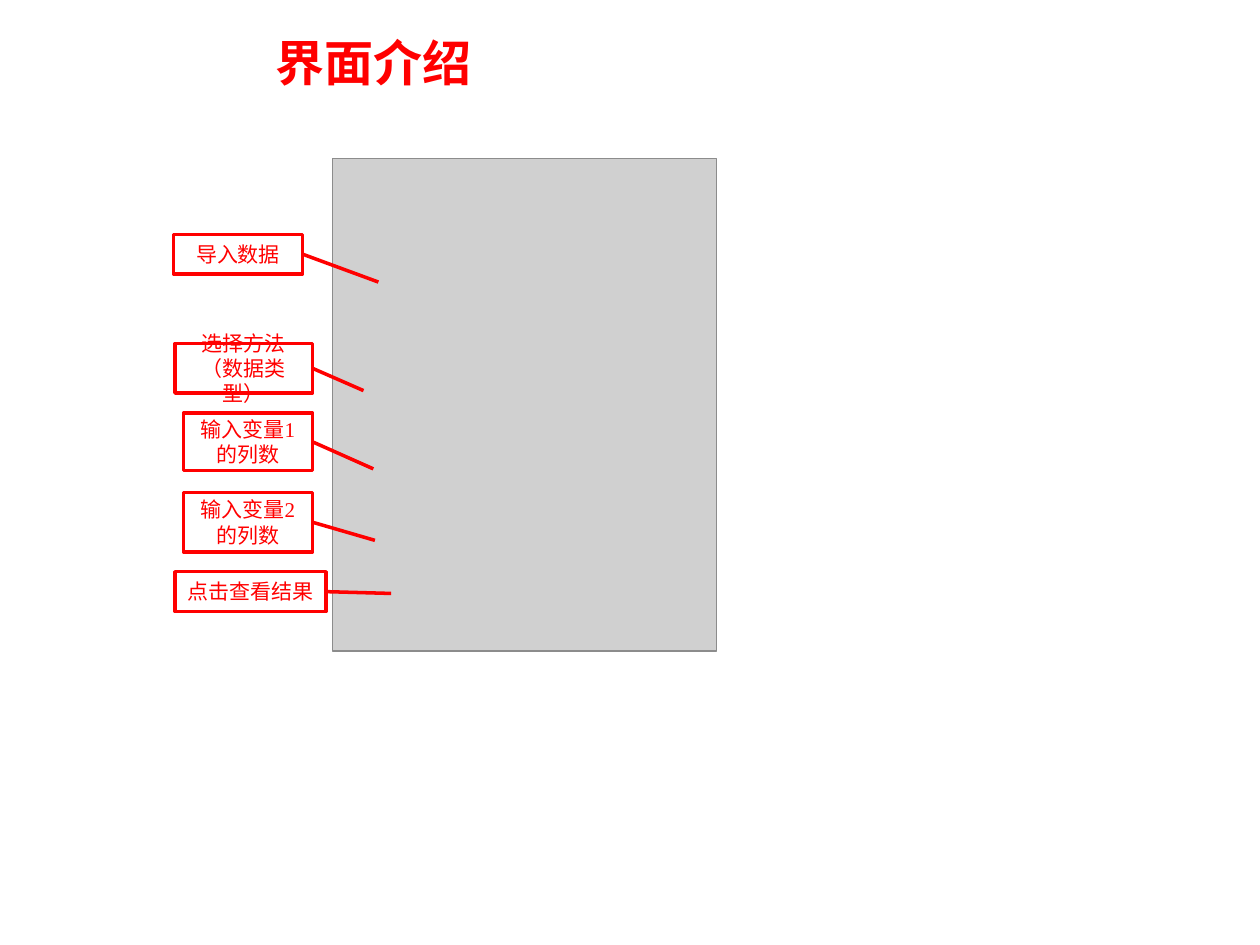
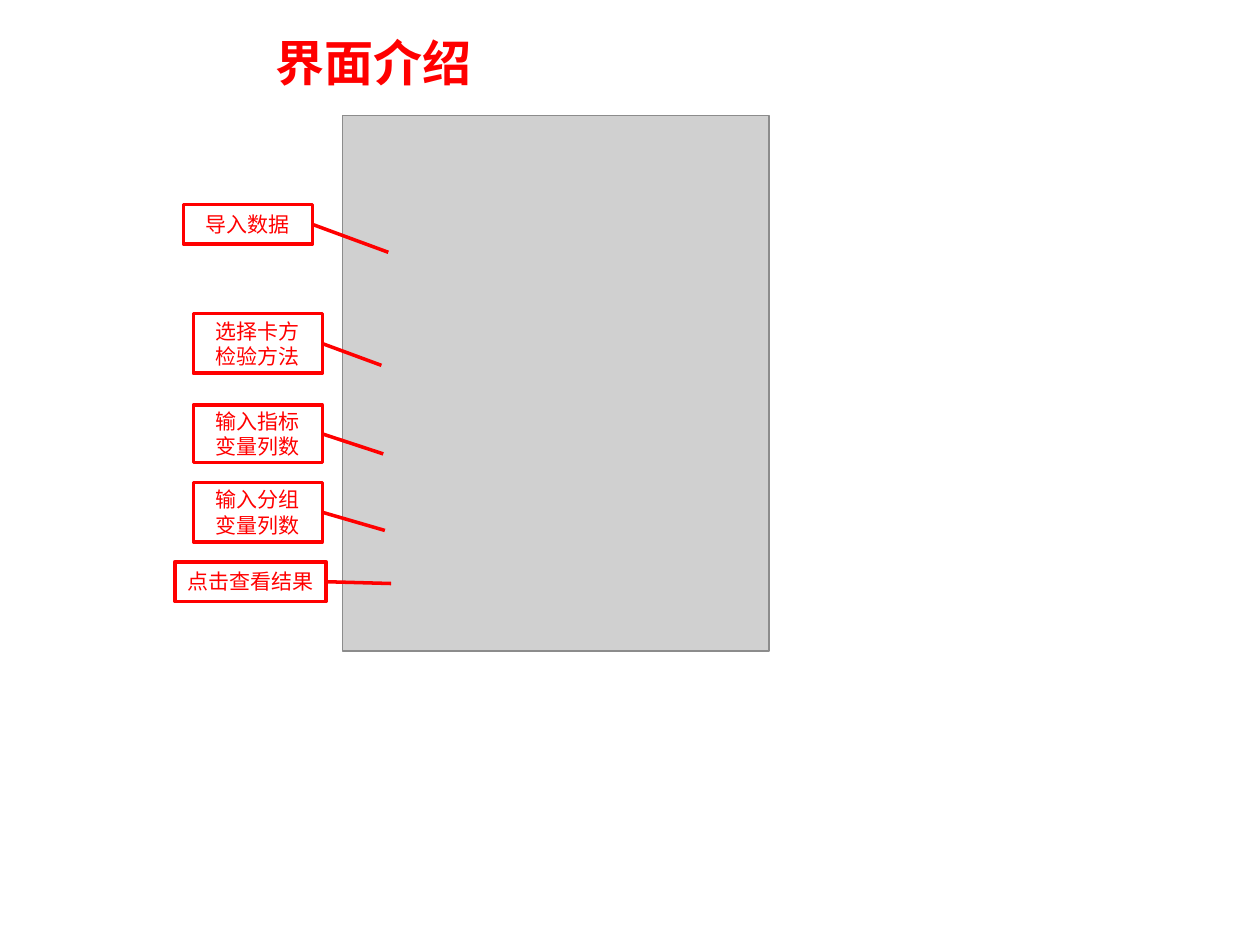
Before and after one commit to YanqiangLu1/luyanqiang3, a slide deck: slide 1 of image/chisq/界面.pptx. Drawn at 1260x945 pixels with LibreOffice and Linux fonts; fonts in the diff are those of the drawing; grey boxes stand for pictures. Boxes give left, top, right and bottom in pixels: in the first picture for what was removed or moved away, otherwise in the second. Text is boxed around its words. In the diff, an @@ line names an element or a change of style, - is before the commit and + after.

```diff
--- a/image/chisq/界面.pptx
+++ b/image/chisq/界面.pptx
@@ picture: place and size @@
-picture at box(333, 159, 717, 651)
+picture at box(343, 116, 769, 651)
@@ border callout "导入数据": place and size @@
-border callout "导入数据" at box(174, 234, 302, 273)
+border callout "导入数据" at box(184, 204, 312, 243)
@@ border callout "选择卡方检验方法" at box(194, 314, 323, 373): proportions changed @@
@@ border callout "选择卡方检验方法": place and size @@
-border callout "选择卡方检验方法" at box(175, 344, 312, 393)
+border callout "选择卡方检验方法" at box(194, 314, 323, 373)
@@ text in border callout at box(216, 321, 300, 366): text changed @@
-选择方法（数据类型）
+选择卡方检验方法
@@ border callout "输入指标变量列数": place and size @@
-border callout "输入指标变量列数" at box(184, 413, 312, 471)
+border callout "输入指标变量列数" at box(194, 404, 323, 462)
@@ border callout "输入指标变量列数" at box(194, 404, 323, 462): proportions changed @@
@@ text in border callout at box(216, 411, 300, 456): text changed @@
-输入变量1的列数
+输入指标变量列数
@@ border callout "输入分组变量列数": place and size @@
-border callout "输入分组变量列数" at box(184, 493, 312, 552)
+border callout "输入分组变量列数" at box(194, 483, 323, 542)
@@ text in border callout at box(216, 489, 300, 535): text changed @@
-输入变量2的列数
+输入分组变量列数
@@ border callout "点击查看结果": place and size @@
-border callout "点击查看结果" at box(175, 572, 326, 611)
+border callout "点击查看结果" at box(175, 562, 326, 601)
```
Also in this commit, not shown: 29 other files.
